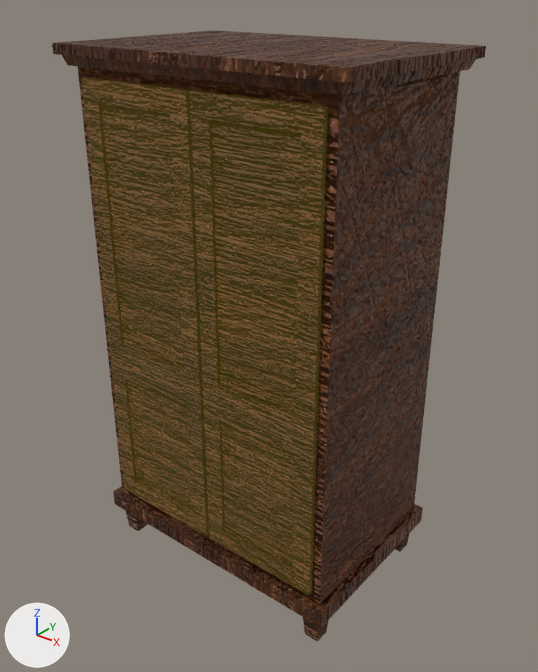
What one commit did to the Blender file VRRage-VR/assets/models/birthday/hoher_schrank.blend.
Both versions are drawn from a camera (50 mm lens) standing at (2.44, -2.71, 3.0) and looking at (0.27, 0.0, 1.33). Lighting does not change. The marker at lower left points along +X, +Y and +Z.

The first picture shows 'Schrank-col', 'Schranktuer-rigid'.
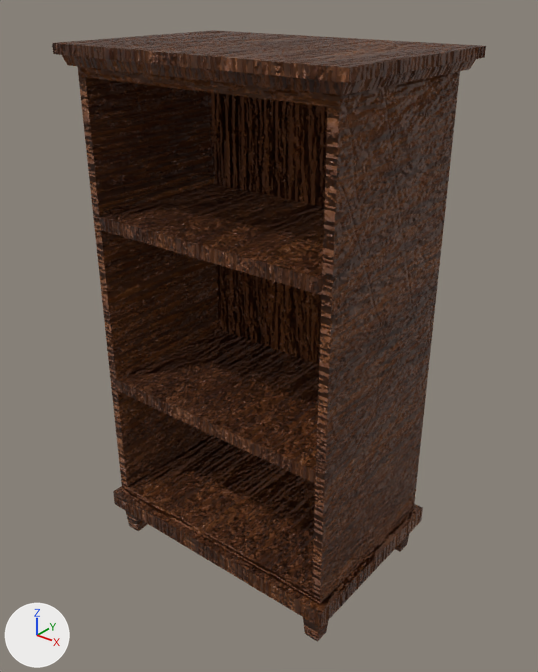
Location of each change, [x1, y1, x2, y2] in pixels of the pictures (538 x 672 px):
'Schranktuer-rigid', deleted
    before: [82, 77, 328, 595]

What changed in the scene script:
```text
Remove ob_schranktuer_rigid:
    ob_schranktuer_rigid = bpy.data.objects.new('Schranktuer-rigid', me_cube_003)
    ob_schranktuer_rigid.location = (0.0, 0.0, 0.0)
```
